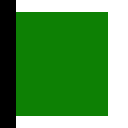
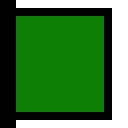
Revision of a layered w=128, h=128 image; what changed, layer by layer:
painted on "Capa 2" over [16,8,112,120]
